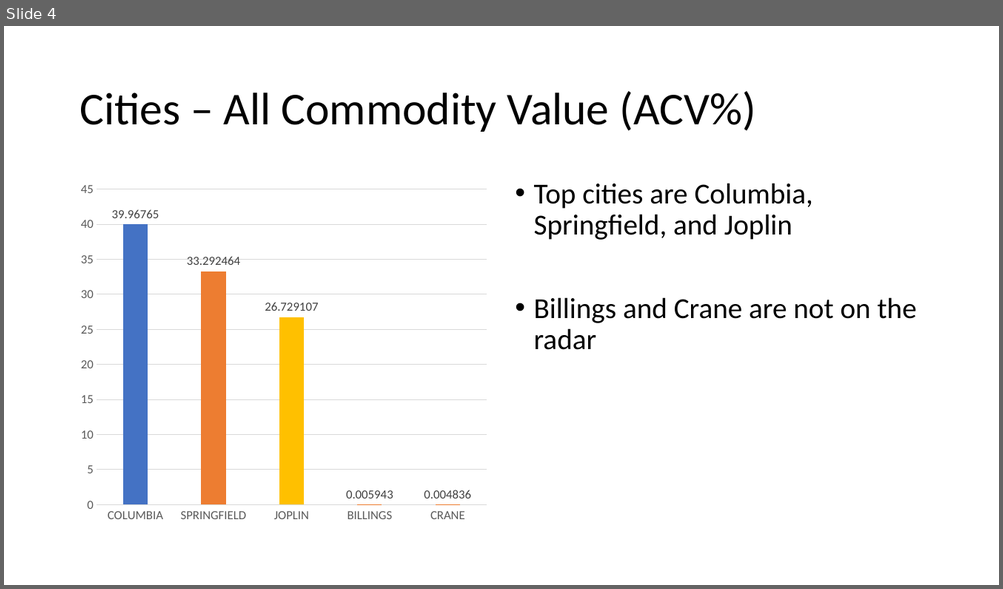
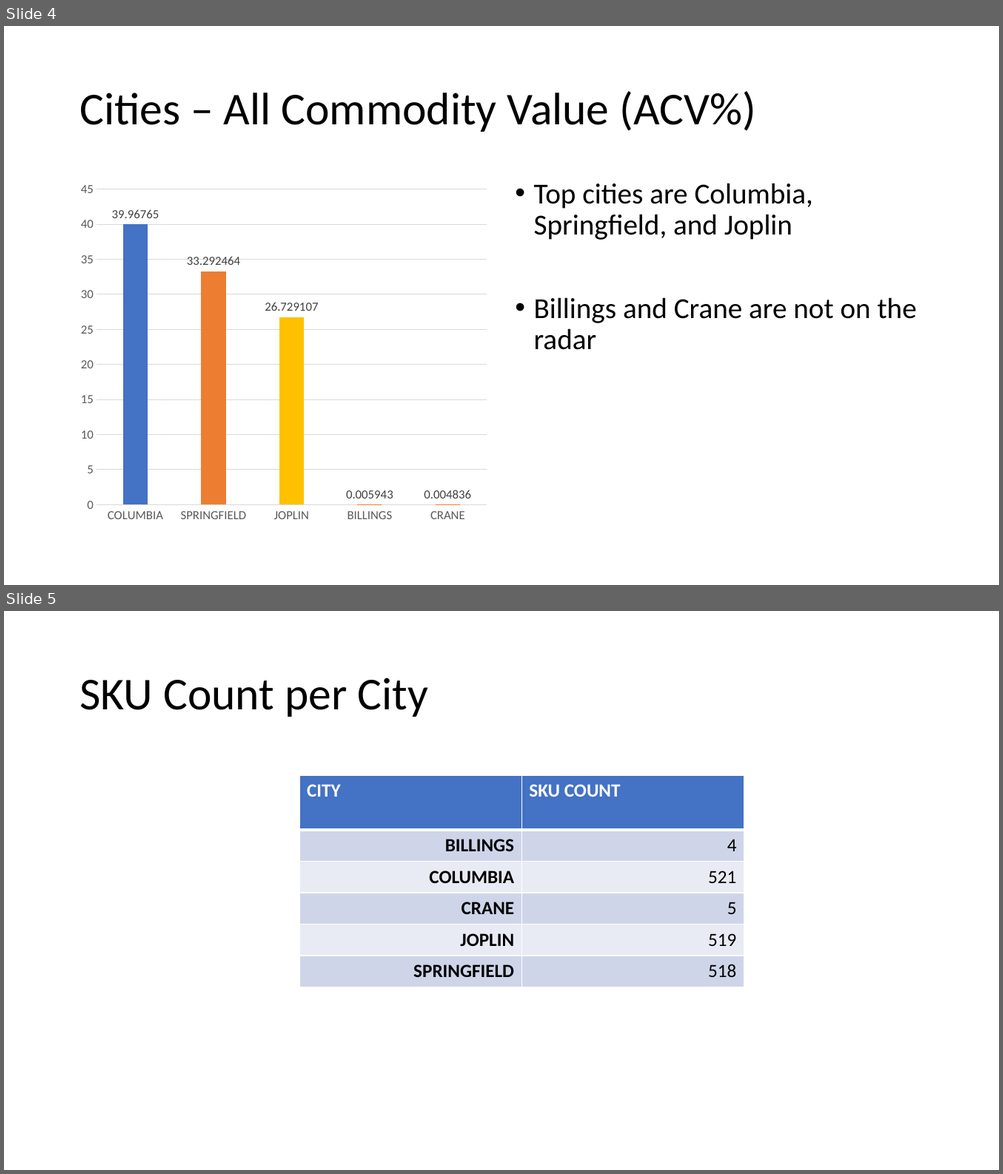
Before and after one commit to majid3399769/caseStudy, a slide deck: powerPoint/Case Study.pptx. Shown one above the other, each under a label of ours: slide 4 before the commit, slides 4 and 5 after it. The pictures are 1003x589 and 1003x1174 pixels, drawn with LibreOffice and Linux fonts; fonts in the diff are those of the drawing. Boxes give left, top, right and bottom in pixels: in the first picture for what was removed or moved away, otherwise in the second. Text is boxed around its words. In the diff, an @@ line names an element or a change of style, - is before the commit and + after.

```diff
--- a/powerPoint/Case Study.pptx
+++ b/powerPoint/Case Study.pptx
@@ slide 5 added at <box>4,611,999,1170</box>, background #FFFFFF @@
@@ title added at <box>79,678,428,717</box>, 44 pt, text #000000 @@
+SKU Count per City
@@ table added at <box>299,776,744,988</box>, 6 rows, 2 columns @@
+CITY | SKU COUNT
+BILLINGS | 4
+COLUMBIA | 521
+CRANE | 5
+JOPLIN | 519
+SPRINGFIELD | 518
```
Also in this commit, not shown: 1 slide changed, 1 other file.
